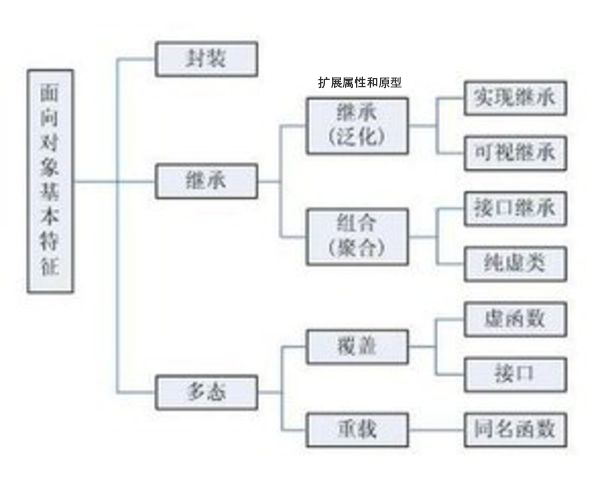
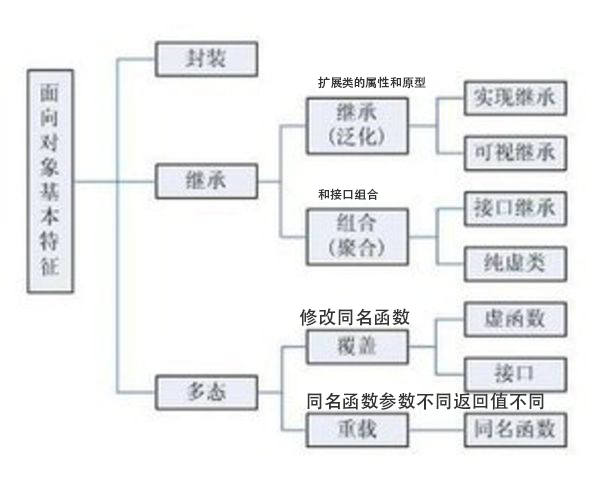
The second 600px x 488px image is a revision of the first. Changes to its layers:
added layer "和接口组合" above "同名函数参数不同返回值不同" over [318, 188, 379, 200]
added layer "同名函数参数不同返回值不同" above "修改同名函数" over [307, 392, 544, 410]
added layer "修改同名函数" above "扩展类的属性和原型" over [299, 308, 410, 326]
renamed "扩展属性和原型" to "扩展类的属性和原型", painted on it over [342, 76, 426, 89]
